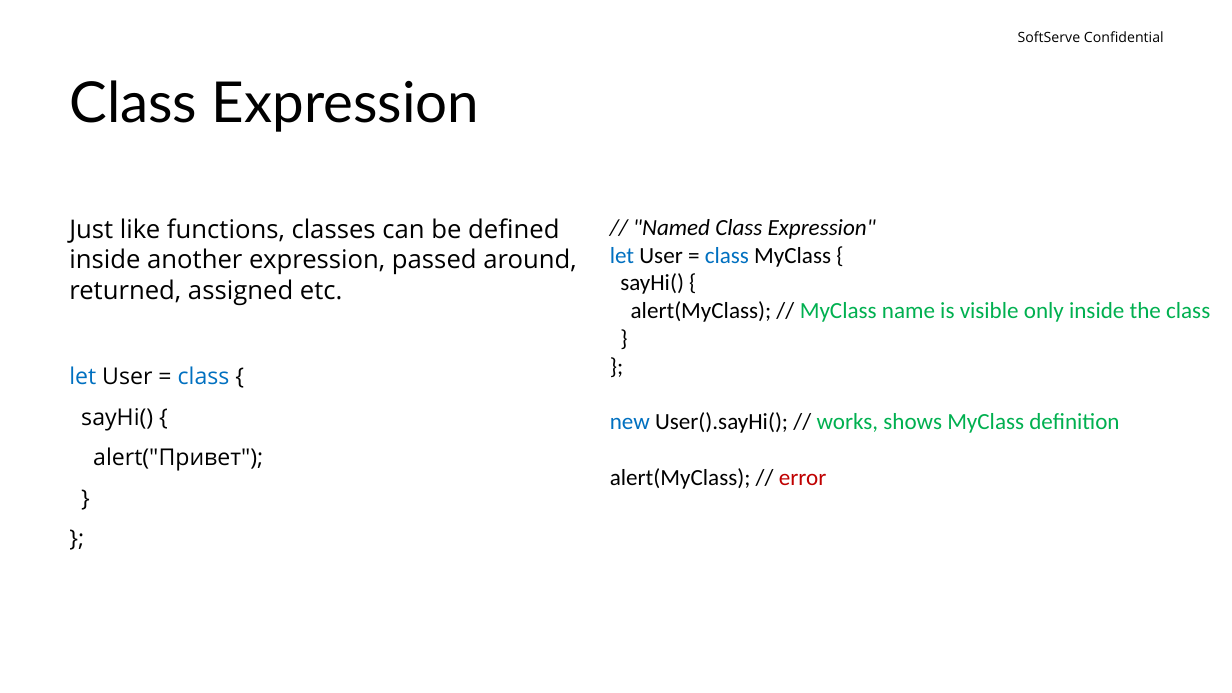
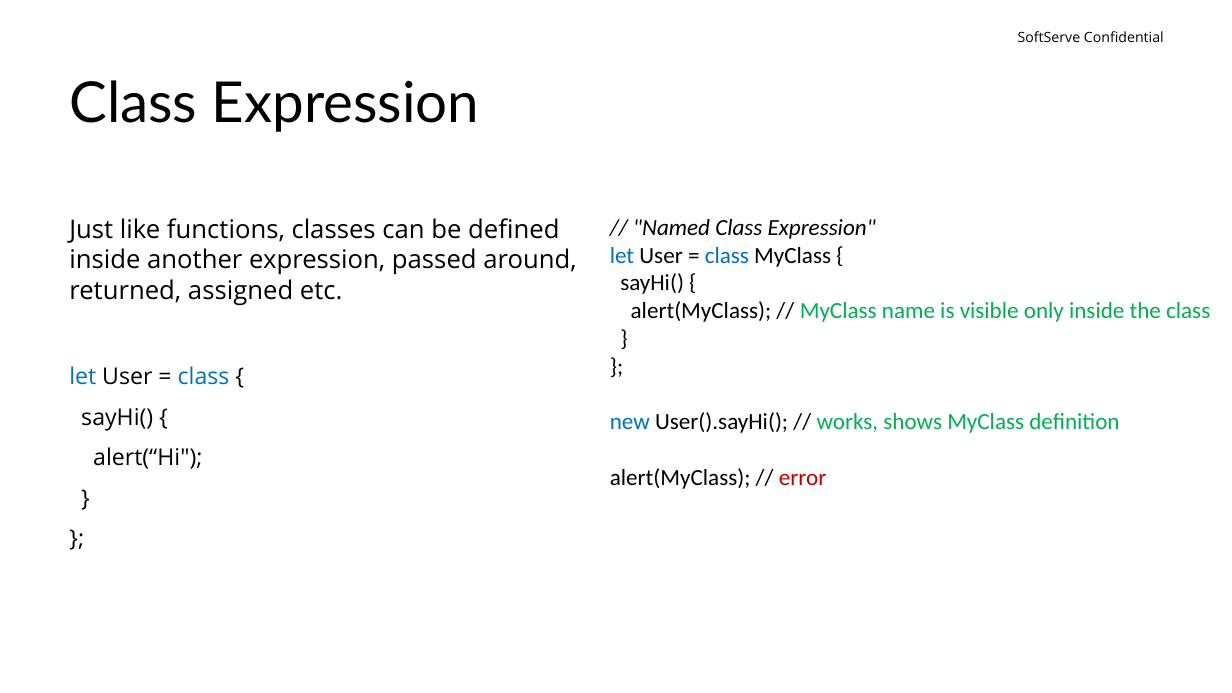
Before and after one commit to IhorKalyta/Presentation, a slide deck: slide 9 of Classes_JS.pptx (slide 8 before the commit). Drawn at 1232x693 pixels with LibreOffice and Linux fonts; fonts in the diff are those of the drawing; background and template pictures are left out. Boxes give left, top, right and bottom in pixels: in the first picture for what was removed or moved away, otherwise in the second. Text is boxed around its words. In the diff, an @@ line names an element or a change of style, - is before the commit and + after.

Commit message:
add presentation about class JS

```diff
--- a/Classes_JS.pptx
+++ b/Classes_JS.pptx
@@ text at [93, 447, 202, 469]: text changed @@
-alert("Привет");
+alert(“Hi");
```
Also in this commit, not shown: 2 other slides changed, 1 slide added.
